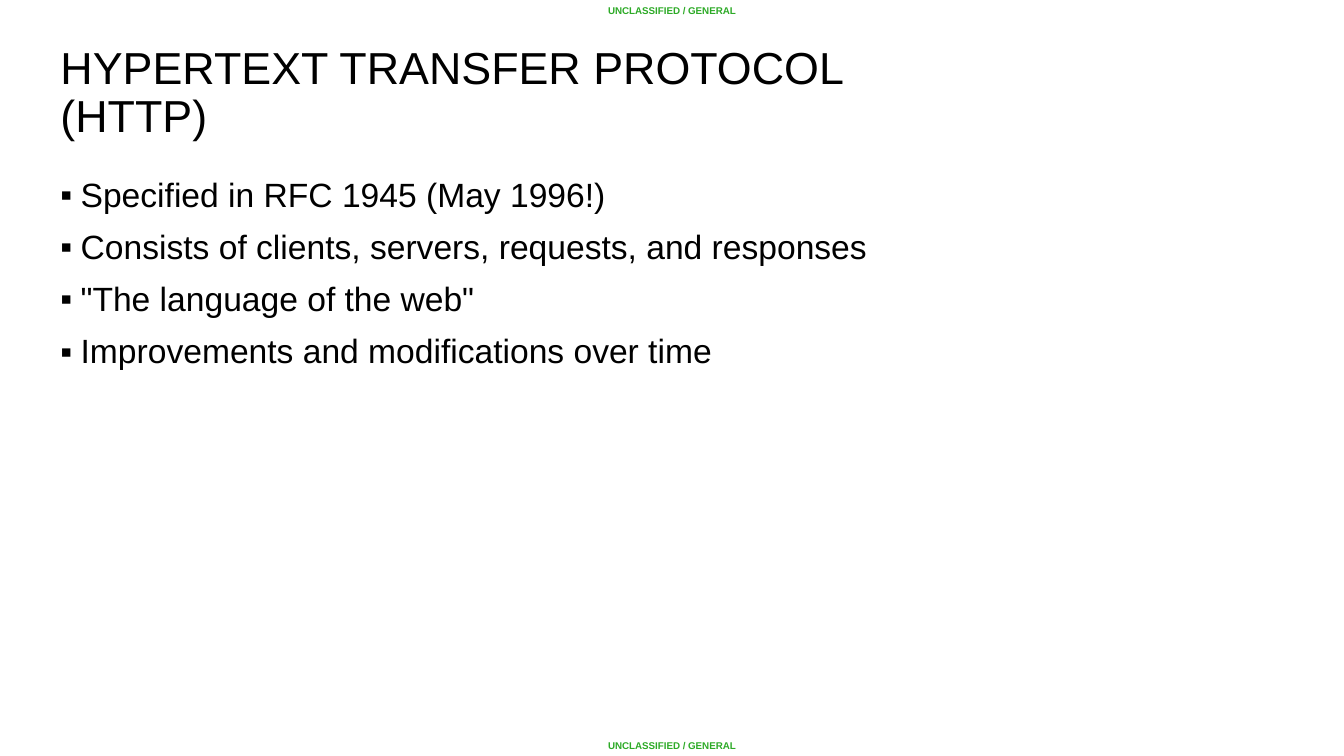
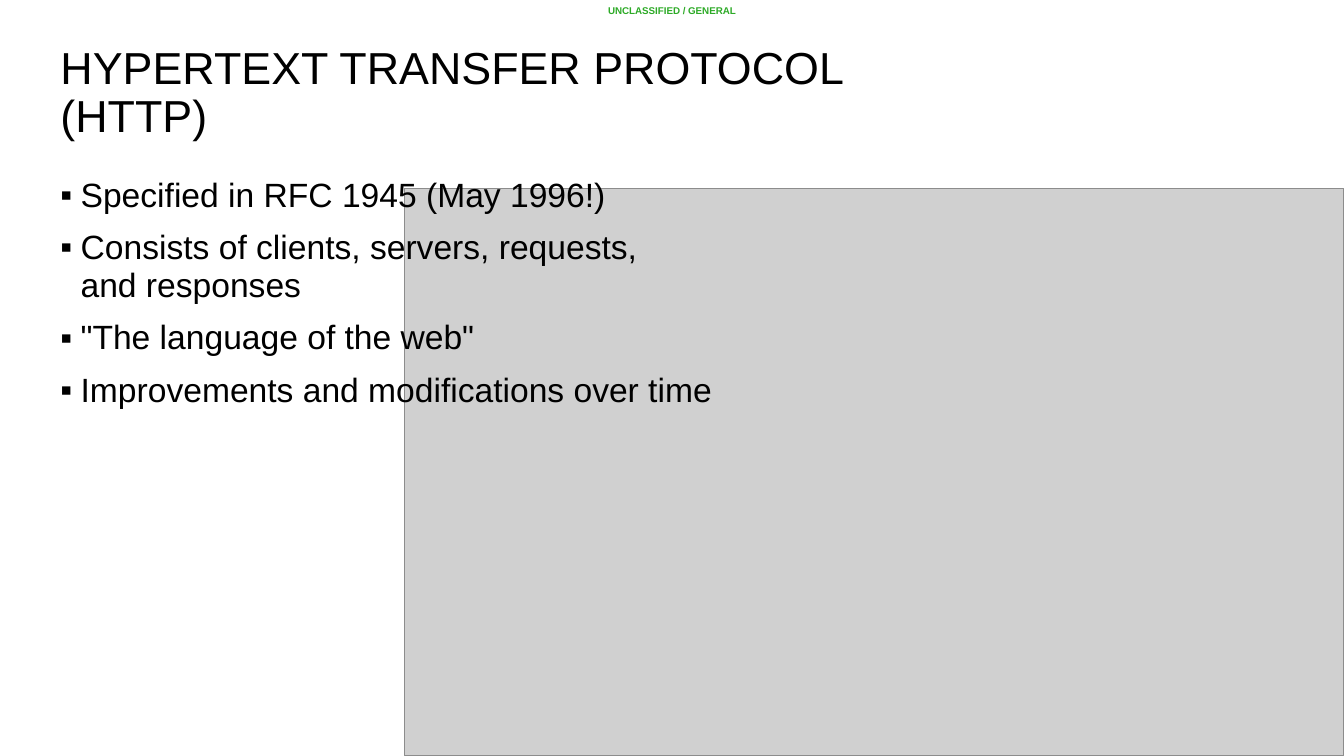
Before and after one commit to AC-Fab/summer-course, a slide deck: slide 4 of Python/Lesson 10 - HTTP and APIs/HTTP and APIs.pptx. Drawn at 1344x756 pixels with LibreOffice and Linux fonts; fonts in the diff are those of the drawing; grey boxes stand for pictures; background and template pictures are left out. Boxes give left, top, right and bottom in pixels: in the first picture for what was removed or moved away, otherwise in the second. Text is boxed around its words. In the diff, an @@ line names an element or a change of style, - is before the commit and + after.

Commit message:
updated server and class examples

```diff
--- a/Python/Lesson 10 - HTTP and APIs/HTTP and APIs.pptx
+++ b/Python/Lesson 10 - HTTP and APIs/HTTP and APIs.pptx
@@ text "Specified in RFC 1945 (May ..." rewrapped from <box>81,182,867,370</box> to <box>81,180,711,409</box> @@
@@ picture added at <box>404,189,1344,756</box> @@
```
Also in this commit, not shown: 16 other slides changed, 2 other files.
